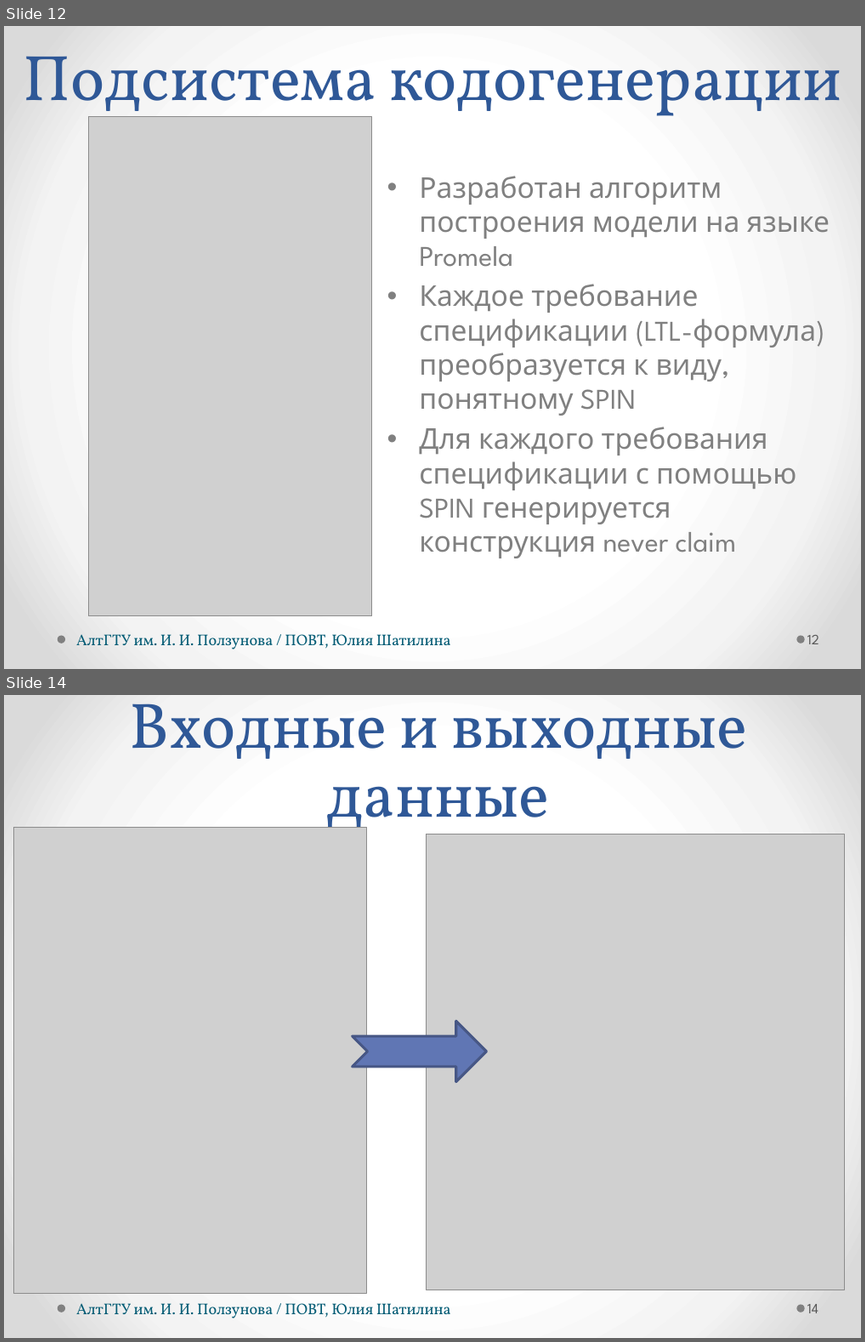
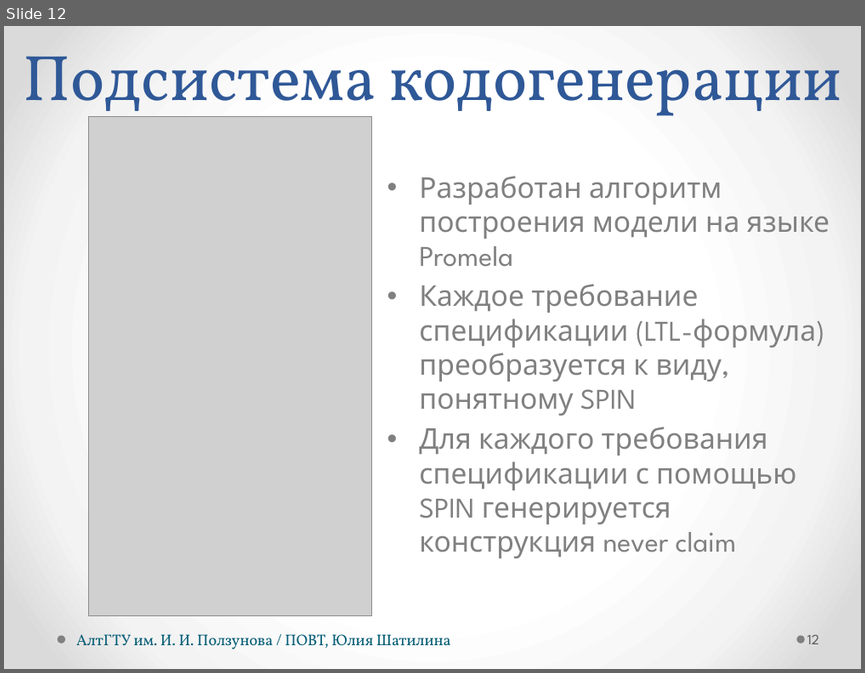
Before and after one commit to hisohito/proto-doc, a slide deck: shatilina.pptx. Shown one above the other, each under a label of ours: slides 12 and 14 before the commit, slide 12 after it; the slides between them are not shown. The pictures are 865x1342 and 865x673 pixels, drawn with LibreOffice and Linux fonts; fonts in the diff are those of the drawing; grey boxes stand for pictures. Boxes give left, top, right and bottom in pixels: in the first picture for what was removed or moved away, otherwise in the second. Text is boxed around its words. In the diff, an @@ line names an element or a change of style, - is before the commit and + after.

```diff
--- a/shatilina.pptx
+++ b/shatilina.pptx
@@ slide 14 removed at <box>4,695,861,1338</box>, background gradient #FFFFFF to #F4F4F4 to #DADADA; not listed: 2 template elements that a slide beside it also shows @@
@@ title removed at <box>129,703,748,845</box> @@
-Входные и выходные данные
@@ picture removed at <box>14,828,367,1293</box> @@
@@ picture removed at <box>426,834,844,1289</box> @@
@@ notched right arrow removed at <box>352,1021,487,1082</box> @@
@@ text removed at <box>76,1303,451,1318</box> @@
-АлтГТУ им. И. И. Ползунова / ПОВТ, Юлия Шатилина
@@ page number removed at <box>807,1304,818,1313</box> @@
-14
```
Also in this commit, not shown: 2 slides changed.
